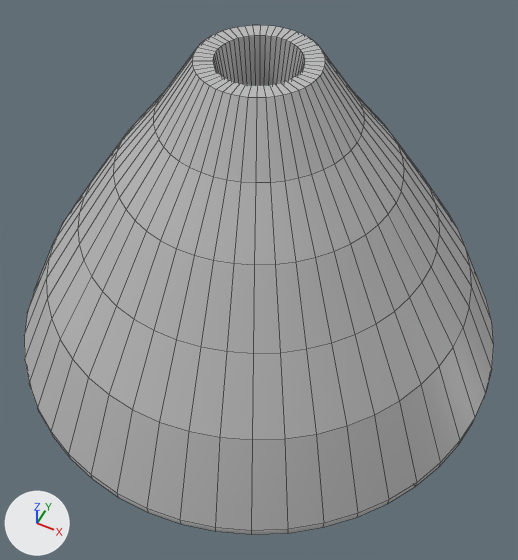
Two versions of the FBX model BumperCarsWithLoadouts/Assets/Models/Volcano.fbx, one commit apart.
One viewpoint serves both versions: a camera (50 mm lens) standing at (0.127, -0.255, 0.346) and looking at (0.013, -0.026, 0.06). The lights are fixed; the arrows at lower left show +X, +Y and +Z. Mesh edges are drawn as thin lines. Where no turn or scale is listed for an object, it has been applied to the vertices.
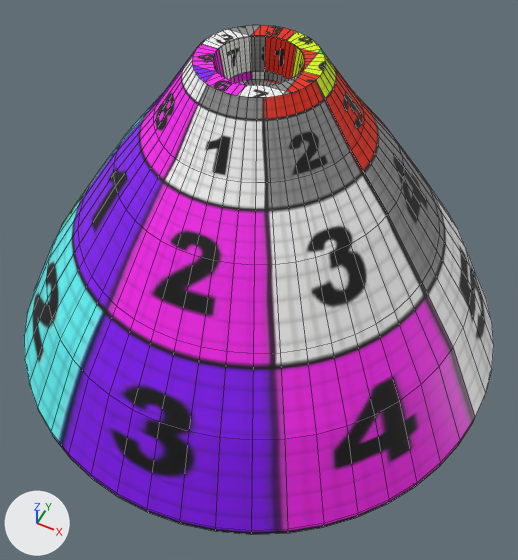
Boxes [x1, y1, x2, y2] around the edits, measured in the pictures (518 x 560 px; the box of a moved part takes in the faces that stretch with it):
part 1 of me_mesh, moved or reshaped
    both: [213, 36, 305, 85]
part 2 of me_mesh, recoloured
    both: [24, 25, 494, 535]

Patch to the scene script:
```diff
--- a/BumperCarsWithLoadouts/Assets/Models/Volcano.fbx.py
+++ b/BumperCarsWithLoadouts/Assets/Models/Volcano.fbx.py
@@ img_debug_jpg @@
+img_debug_jpg = load_image('debug.jpg', '../Textures/debug.jpg', 512, 512, 'sRGB')
@@ mat_lambert2 @@
+mat_lambert2 = principled_material('lambert2')
+mat_lambert2.texture = img_debug_jpg
@@ me_mesh @@
 me_mesh.from_pydata(...)  # 452 vertices, 500 faces; spans x -0.142..0.142, y -0.142..0.142, z -0.088..0.088
 # used by ob_pcylinder1; location = (0.0, 0.0, 0.0858)
+# me_mesh part 1
+# 51 vertices are removed from x -0.006..0.006, y -0.006..0.006, z -0.077..-0.076
+# 100 faces are deleted
+# 51 vertices are added at x -0.017..0.017, y -0.017..0.017, z 0.067
+# 100 new faces join them
+# me_mesh part 2: 400 faces spanning x -0.142..0.142, y -0.142..0.142, z -0.088..0.088 switch from mat_lambert1 (grey #bcbcbc) to mat_lambert2 (picture img_debug_jpg)
```
